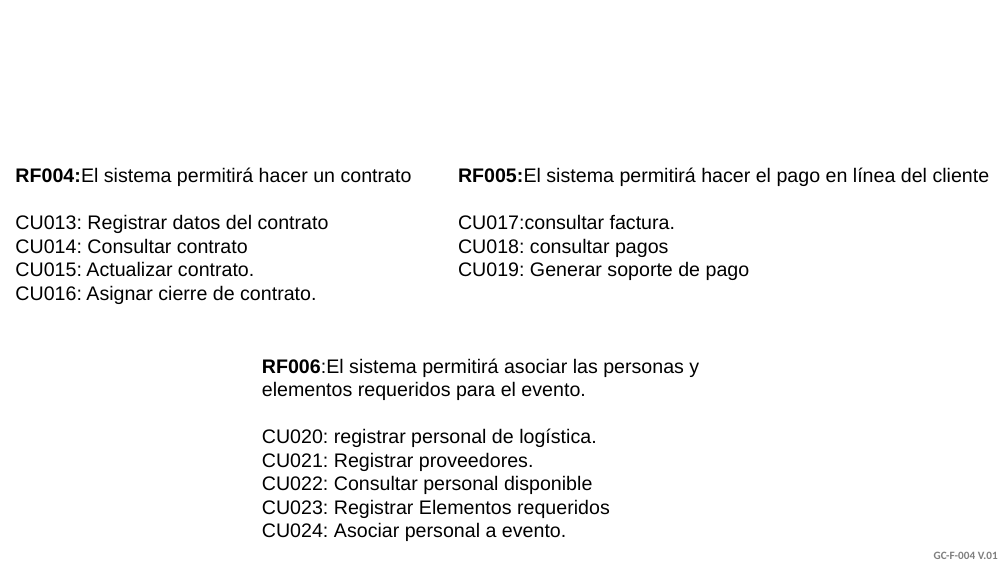
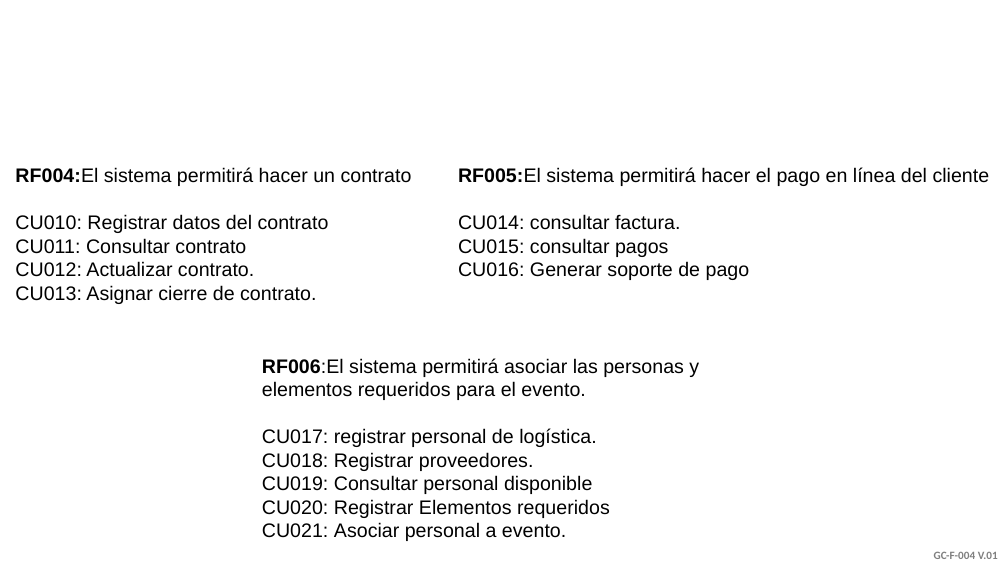
Before and after one commit to JsMorales03/ADSI, a slide deck: slide 15 of Casa de eventos.pptx (slide 14 before the commit). Drawn at 1008x567 pixels with LibreOffice and Linux fonts; fonts in the diff are those of the drawing; background and template pictures are left out. Boxes give left, top, right and bottom in pixels: in the first picture for what was removed or moved away, otherwise in the second. Text is boxed around its words. In the diff, an @@ line names an element or a change of style, - is before the commit and + after.

```diff
--- a/Casa de eventos.pptx
+++ b/Casa de eventos.pptx
@@ text at <box>15,214,329,304</box>: text changed @@
-CU013: Registrar datos del contrato
-CU014: Consultar contrato
-CU015: Actualizar contrato.
-CU016: Asignar cierre de contrato.
+CU010: Registrar datos del contrato
+CU011: Consultar contrato
+CU012: Actualizar contrato.
+CU013: Asignar cierre de contrato.
@@ text at <box>458,214,750,280</box>: text changed @@
-CU017:consultar factura.
-CU018: consultar pagos
-CU019: Generar soporte de pago
+CU014: consultar factura.
+CU015: consultar pagos
+CU016: Generar soporte de pago
@@ text at <box>262,428,610,541</box>: text changed @@
-CU020: registrar personal de logística.
-CU021: Registrar proveedores.
-CU022: Consultar personal disponible
-CU023: Registrar Elementos requeridos
-CU024: Asociar personal a evento.
+CU017: registrar personal de logística.
+CU018: Registrar proveedores.
+CU019: Consultar personal disponible
+CU020: Registrar Elementos requeridos
+CU021: Asociar personal a evento.
```
Also in this commit, not shown: 7 other slides changed, 1 slide added, 1 other file.
